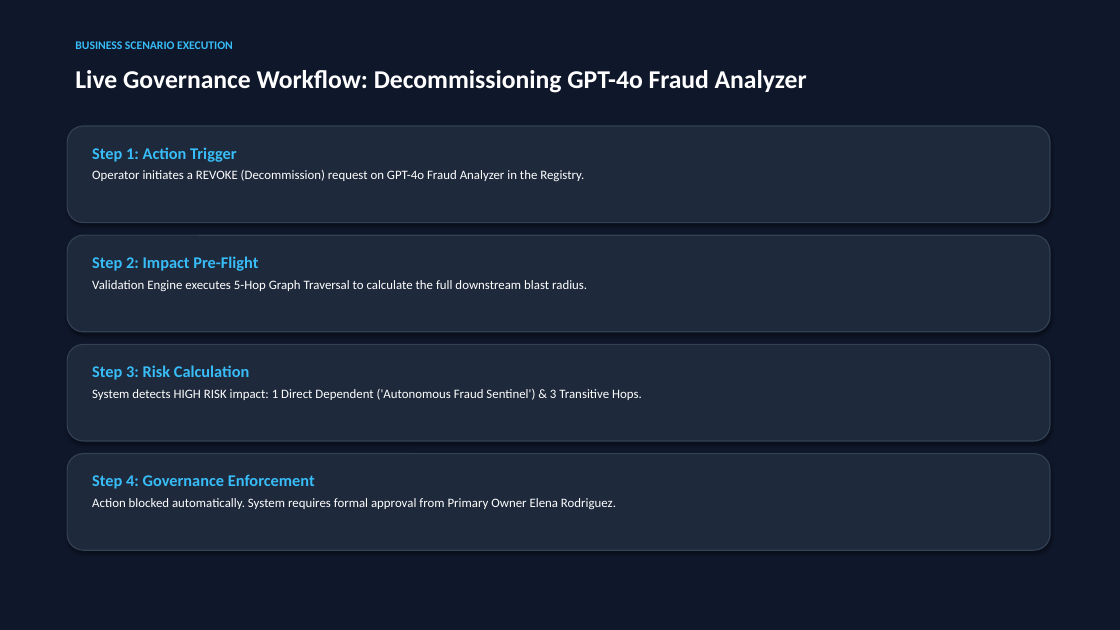
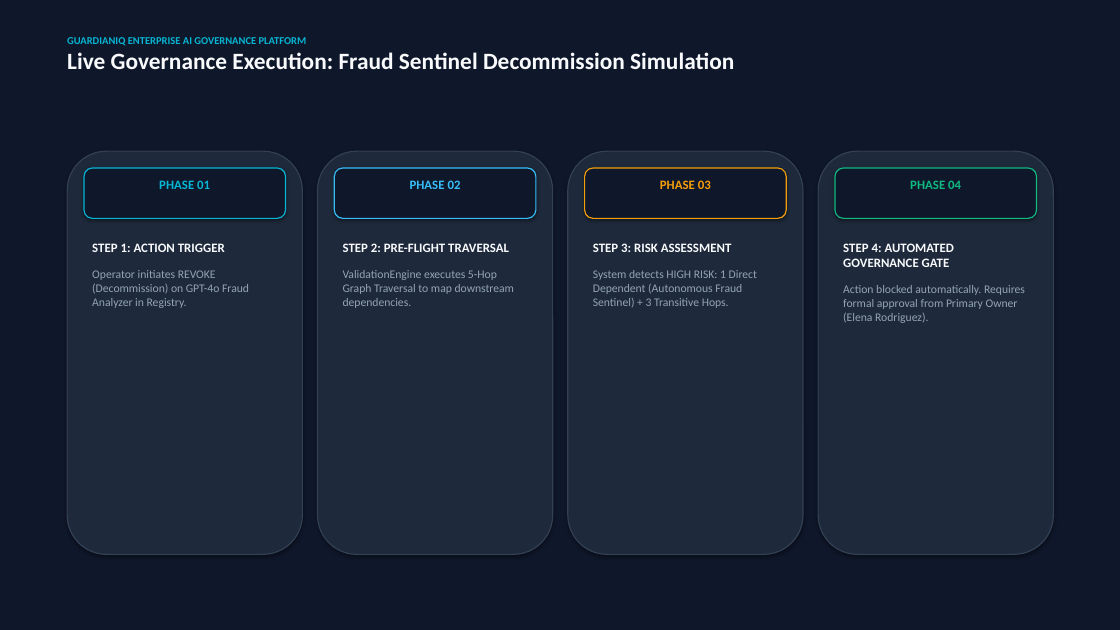
Before and after one commit to pankajzxckuamr/GuardianIQ-, a slide deck: slide 8 of docs/GuardianIQ_Business_Scenario_QA_Features_Presentation.pptx. Drawn at 1120x630 pixels with LibreOffice and Linux fonts; fonts in the diff are those of the drawing. Boxes give left, top, right and bottom in pixels: in the first picture for what was removed or moved away, otherwise in the second. Text is boxed around its words. In the diff, an @@ line names an element or a change of style, - is before the commit and + after.

Commit message:
docs: add Phase 3 technical review, business scenario, and presenter scripts to documentation

```diff
--- a/docs/GuardianIQ_Business_Scenario_QA_Features_Presentation.pptx
+++ b/docs/GuardianIQ_Business_Scenario_QA_Features_Presentation.pptx
@@ background #FFFFFF to #0F172A @@
@@ rectangle removed at <box>0,0,1120,630</box> @@
@@ text at <box>67,37,734,69</box>: text changed; size 22 to 20 pt; text colour #FFFFFF to #F8FAFC @@
-Live Governance Workflow: Decommissioning GPT-4o Fraud Analyzer
+GUARDIANIQ ENTERPRISE AI GOVERNANCE PLATFORM
+Live Governance Execution: Fraud Sentinel Decommission Simulation
@@ text removed at <box>75,41,233,49</box> @@
-BUSINESS SCENARIO EXECUTION
@@ rounded rectangle removed at <box>67,126,1050,223</box> @@
@@ rounded rectangle added at <box>67,151,302,555</box>, fill #1E293B, outline #334155 1 pt @@
@@ rounded rectangle added at <box>84,168,286,218</box>, fill #0F172A, outline #06B6D4 1 pt @@
@@ rounded rectangle: place and size @@
-rounded rectangle at <box>67,235,1050,332</box>
+rounded rectangle at <box>318,151,553,555</box>
@@ rounded rectangle added at <box>334,168,536,218</box>, fill #0F172A, outline #38BDF8 1 pt @@
@@ rounded rectangle: place and size @@
-rounded rectangle at <box>67,454,1050,550</box>
+rounded rectangle at <box>568,151,803,555</box>
@@ rounded rectangle added at <box>585,168,786,218</box>, fill #0F172A, outline #F59E0B 1 pt @@
@@ rounded rectangle added at <box>818,151,1054,555</box>, fill #1E293B, outline #334155 1 pt @@
@@ rounded rectangle added at <box>835,168,1037,218</box>, fill #0F172A, outline #10B981 1 pt @@
@@ text added at <box>159,180,210,189</box>, 11 pt, text #06B6D4, bold @@
+PHASE 01
@@ text added at <box>410,180,461,189</box>, 11 pt, text #38BDF8, bold @@
+PHASE 02
@@ text added at <box>660,180,711,189</box>, 11 pt, text #F59E0B, bold @@
+PHASE 03
@@ text added at <box>910,180,961,189</box>, 11 pt, text #10B981, bold @@
+PHASE 04
@@ text at <box>92,243,249,308</box>: text changed; size 11 to 10 pt; text colour #FFFFFF to #94A3B8 @@
-Step 1: Action Trigger
-Operator initiates a REVOKE (Decommission) request on GPT-4o Fraud Analyzer in the Registry.
+STEP 1: ACTION TRIGGER
+Operator initiates REVOKE (Decommission) on GPT-4o Fraud Analyzer in Registry.
@@ text at <box>343,243,514,308</box>: text changed; size 11 to 10 pt; text colour #FFFFFF to #94A3B8 @@
-Step 2: Impact Pre-Flight
-Validation Engine executes 5-Hop Graph Traversal to calculate the full downstream blast radius.
+STEP 2: PRE-FLIGHT TRAVERSAL
+ValidationEngine executes 5-Hop Graph Traversal to map downstream dependencies.
@@ text at <box>593,243,757,308</box>: text changed; size 11 to 10 pt; text colour #FFFFFF to #94A3B8 @@
-Step 3: Risk Calculation
-System detects HIGH RISK impact: 1 Direct Dependent ('Autonomous Fraud Sentinel') & 3 Transitive Hops.
+STEP 3: RISK ASSESSMENT
+System detects HIGH RISK: 1 Direct Dependent (Autonomous Fraud Sentinel) + 3 Transitive Hops.
@@ text at <box>843,243,1025,323</box>: text changed; size 11 to 10 pt; text colour #FFFFFF to #94A3B8 @@
-Step 4: Governance Enforcement
-Action blocked automatically. System requires formal approval from Primary Owner Elena Rodriguez.
+STEP 4: AUTOMATED GOVERNANCE GATE
+Action blocked automatically. Requires formal approval from Primary Owner (Elena Rodriguez).
@@ rounded rectangle removed at <box>67,344,1050,441</box> @@
```
Also in this commit, not shown: 9 other slides changed, 4 other files.
